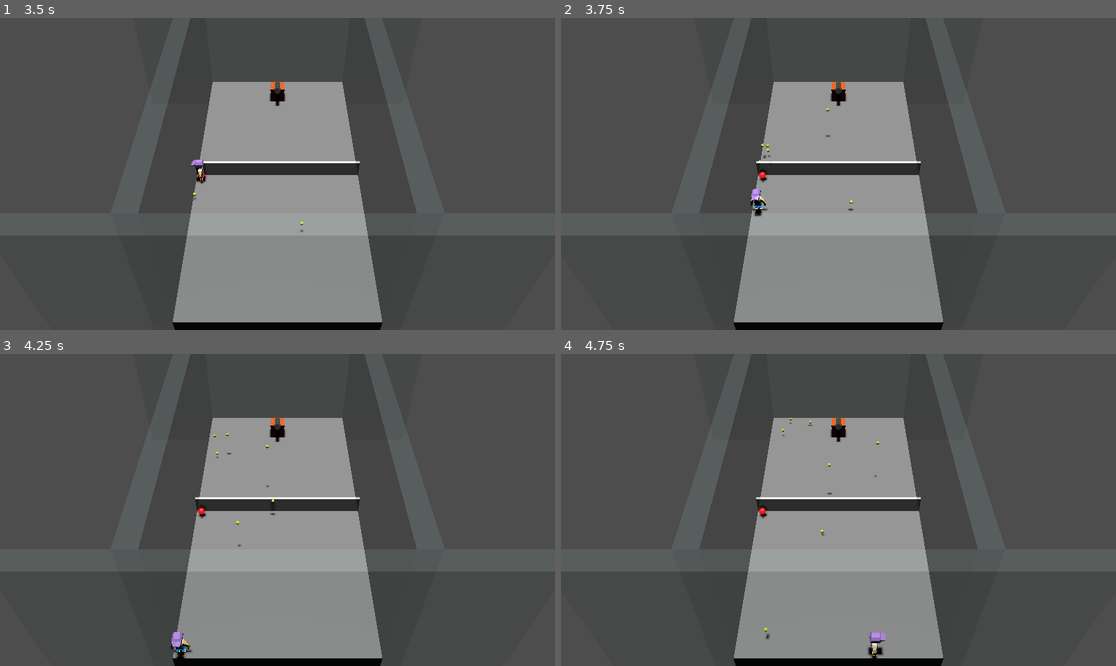
Above: before the commit, frames 1-4 (two rows, left to right).
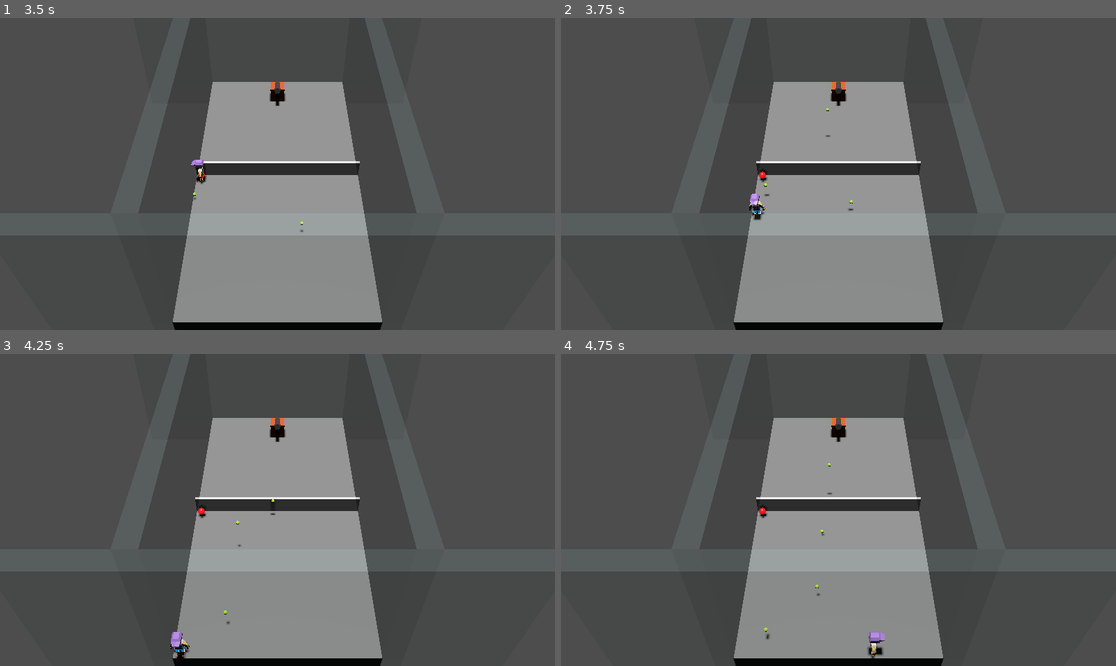
Above: after the commit, the same moments.

Repository: nicolassantibanez/padel-arcade
Game: Godot game, scene res://main.tscn
Two runs of this game, one before a commit and one after it. Both use one fixed random seed, a clock stepped at 60 frames per second and the inputs below.
Inputs:
- Up to frame 1 (3.5 s): tap Enter at 0.5, 2 s; hold Up (move_forward) 0.53-2.03 s; tap J (hit_ball, bound only after the commit) at 0.6, 1.55, 2.1, 3.05 s; tap Space (shoot_ball) at 1.25, 1.35 s; hold Left (move_left) from 2.03 s (still down); tap M at 2.85 s
- Up to frame 2 (3.75 s): tap Space (shoot_ball) at 3.5 s; release Left (move_left) at 3.53 s; hold Down (move_back) from 3.53 s (still down); tap J (hit_ball, bound only after the commit) at 3.6 s
- Up to frame 3 (4.25 s): keep holding Down (move_back)
- Up to frame 4 (4.75 s): release Down (move_back) at 4.28 s; hold Right (move_right) from 4.28 s (still down); tap Space (shoot_ball) at 4.35 s; tap J (hit_ball, bound only after the commit) at 4.55 s

Frame 1 is identical in both runs. In frame 2, 0.2% of the frame differs, in the area x 33-38%, y 40-65%; in frame 3, 0.1%; in frame 4, less than 0.1%.

Commit message:
feat: Player can hit ball

Diff:
--- a/ball.gd
+++ b/ball.gd
@@ -6,10 +6,10 @@
 @export var MAX_SPEED = 300
 @export var fall_acc = 10
 
-var air_acc : float = 3
+var air_acc: float = 3
 
 var speed = 15
-var target_velocity : Vector3 = Vector3.ZERO
+var target_velocity: Vector3 = Vector3.ZERO
 
 # Called when the node enters the scene tree for the first time.
 func _ready():
@@ -18,21 +18,18 @@
 func _physics_process(delta):
 	target_velocity = target_velocity - target_velocity.normalized() * air_acc * delta
 
-
 	# Gravity
 	if not is_on_floor():
-		target_velocity.y = target_velocity.y  - (fall_acc * delta)
-
+		target_velocity.y = target_velocity.y - (fall_acc * delta)
 
 	velocity = target_velocity
-	var collision : KinematicCollision3D = move_and_collide(target_velocity * delta)
+	var collision: KinematicCollision3D = move_and_collide(target_velocity * delta)
 	if collision:
 		var reflect = collision.get_remainder().bounce(collision.get_normal())
 		target_velocity = velocity.bounce(collision.get_normal()) * 0.95
 		velocity = target_velocity
 		move_and_collide(reflect * 0.95)
 
-
 # Called every frame. 'delta' is the elapsed time since the previous frame.
 func _process(delta):
 	pass
--- a/ball.tscn
+++ b/ball.tscn
@@ -14,6 +14,8 @@
 height = 0.2
 
 [node name="Ball" type="CharacterBody3D"]
+collision_layer = 2
+collision_mask = 3
 script = ExtResource("1_iu8fe")
 
 [node name="CollisionShape3D" type="CollisionShape3D" parent="."]
--- a/player.gd
+++ b/player.gd
@@ -13,12 +13,18 @@
 # TODO: Example distance (obtener dinamicamente desde la cancha)
 var wall_distance = 10
 
+var can_hit_ball: bool = false
+var ball_to_hit: Ball = null
+
 func _ready():
 	hit_zone.body_entered.connect(_on_hit_zone_body_entered)
+	hit_zone.body_exited.connect(_on_hit_zone_body_exited)
 
 func _process(delta):
 	if Input.is_physical_key_pressed(KEY_M):
 		_add_debug_marker(position)
+	if can_hit_ball and Input.is_action_just_pressed("hit_ball"):
+		_deprecated_copy_ball_on_hit(ball_to_hit)
 
 func _physics_process(delta):
 	# local variable to store the input direction
@@ -53,15 +59,13 @@
 
 func _on_hit_zone_body_entered(body: Node3D):
 	if is_instance_of(body, Ball):
-		_deprecated_copy_ball_on_hit(body)
-		var ball_instance: Node = ball_scene.instantiate()
-		ball_instance.position = body.global_position + Vector3.FORWARD
-		# _add_debug_marker(body.global_position)
-		# ball_instance.position = body.position + Vector3.UP * 5
-		body.queue_free()
-		var rand_angle = randf() * PI / 4
-		ball_instance.direction = Vector3(0, 0.3, -1).rotated(Vector3.UP, rand_angle - PI / 8)
-		get_parent().add_child(ball_instance)
+		can_hit_ball = true
+		ball_to_hit = body
+
+func _on_hit_zone_body_exited(body: Node3D):
+	if is_instance_of(body, Ball):
+		can_hit_ball = false
+		ball_to_hit = null
 
 func _add_debug_marker(pos: Vector3):
 	var debug_marker: Node = debug_marker_scene.instantiate()
--- a/player.tscn
+++ b/player.tscn
@@ -11,6 +11,7 @@
 radius = 1.66537
 
 [node name="Player" type="CharacterBody3D"]
+collision_layer = 4
 script = ExtResource("1_0kv5k")
 
 [node name="Pivot" type="Node3D" parent="."]
@@ -28,6 +29,8 @@
 
 [node name="HitZone" type="Area3D" parent="."]
 transform = Transform3D(1, 0, 0, 0, 1, 0, 0, 0, 1, 0, 0.708078, 0)
+collision_layer = 0
+collision_mask = 2
 
 [node name="CollisionShape3D" type="CollisionShape3D" parent="HitZone"]
 shape = SubResource("SphereShape3D_ur3x4")
--- a/project.godot
+++ b/project.godot
@@ -55,13 +55,8 @@
 "events": [Object(InputEventKey,"resource_local_to_scene":false,"resource_name":"","device":-1,"window_id":0,"alt_pressed":false,"shift_pressed":false,"ctrl_pressed":false,"meta_pressed":false,"pressed":false,"keycode":0,"physical_keycode":32,"key_label":0,"unicode":32,"echo":false,"script":null)
 ]
 }
-hit_right={
+hit_ball={
 "deadzone": 0.5,
-"events": [Object(InputEventKey,"resource_local_to_scene":fa …(140 unchanged characters)… d":false,"keycode":0,"physical_keycode":4194321,"key_label":0,"unicode":0,"echo":false,"script":null)
+"events": [Object(InputEventKey,"resource_local_to_scene":fa …(140 unchanged characters)… d":false,"keycode":0,"physical_keycode":74,"key_label":0,"unicode":106,"echo":false,"script":null)
 ]
 }
-hit_left={
-"deadzone": 0.5,
-"events": [Object(InputEventKey,"resource_local_to_scene":false,"resource_name":"","device":-1,"window_id":0,"alt_pressed":false,"shift_pressed":false,"ctrl_pressed":false,"meta_pressed":false,"pressed":false,"keycode":0,"physical_keycode":4194319,"key_label":0,"unicode":0,"echo":false,"script":null)
-]
-}
